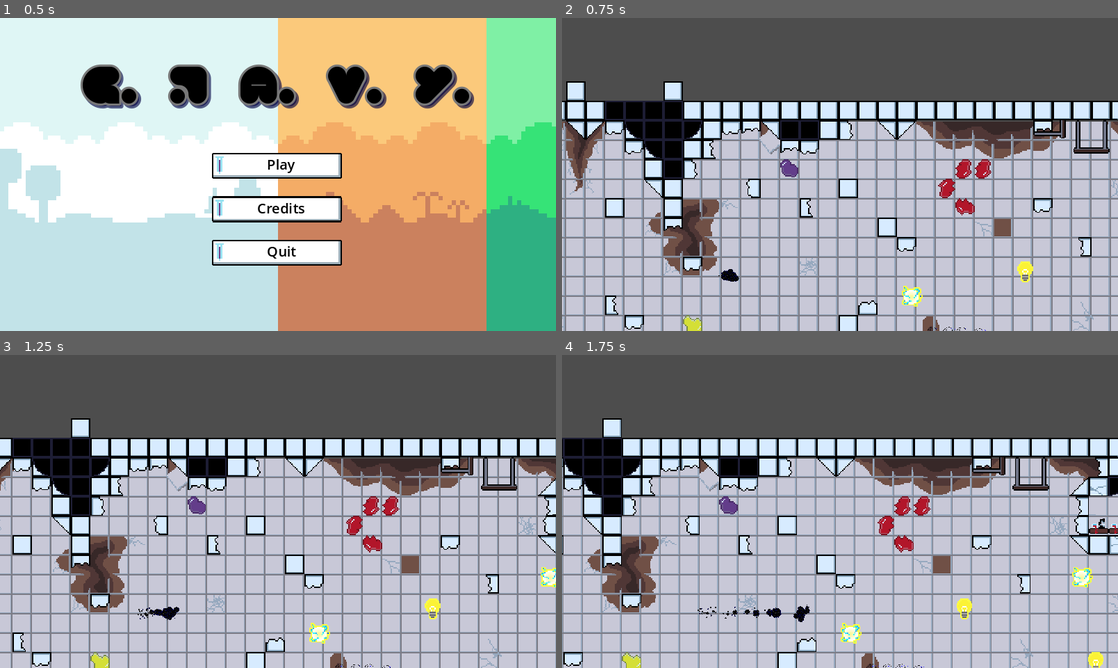
Above: before the commit, frames 1-4 (two rows, left to right).
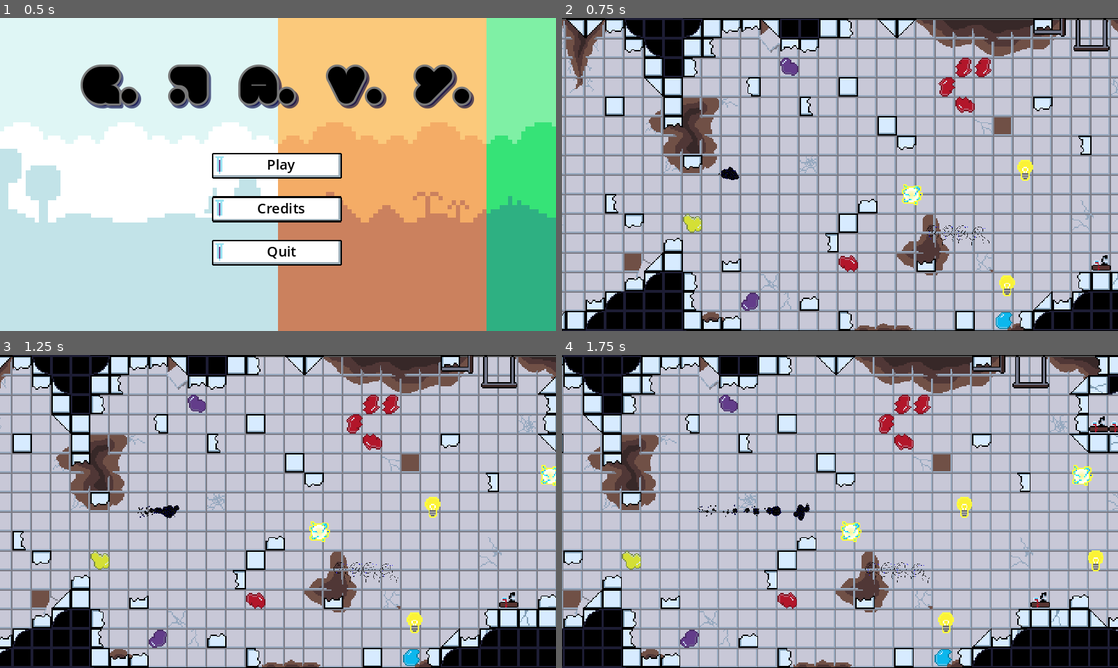
Above: after the commit, the same moments.

Repository: BenBenBenB/godot-testing-2d
Game: Godot game, scene res://scene/main.tscn
Two runs of this game, one before a commit and one after it. Both use one fixed random seed, a clock stepped at 60 frames per second and the inputs below. Sound files missing from this copy of the repository are replaced by a short silence.
Inputs:
- Up to frame 1 (0.5 s): no input
- Up to frame 2 (0.75 s): click "Play" at 0.5 s
- Up to frame 3 (1.25 s): no input
- Up to frame 4 (1.75 s): hold D (move_right) from 1.28 s (still down)

Frame 1 is identical in both runs. In frame 2, 64% of the frame differs, in the area x 0-100%, y 0-100%; in frame 3, 66%; in frame 4, 67%.

Commit message:
I fixed the bloody camera

Diff:
--- a/scene/level/ScrollingCamera.gd
+++ b/scene/level/ScrollingCamera.gd
@@ -2,7 +2,7 @@
 
 @export var current_level : Level
 @export var tilemap : TileMap
-var scroll_speed : int
+var scroll_speed : int = 0
 
 @onready var found_mushroom : bool = false
 var start_pos : Vector2
@@ -12,8 +12,8 @@
 # Called when the node enters the scene tree for the first time.
 func _ready():
 	scroll_speed = current_level.scroll_speed
+	position = Vector2(120, 128)
 	set_camera_limits()
-	position = Vector2(120, 128)
 
 
 # Called every frame. 'delta' is the elapsed time since the previous frame.
@@ -32,15 +32,21 @@
 			found_mushroom = false
 
 func set_camera_limits():
-	#this reads how large the tile map is
+	#get_used_rect() reads how large the tile map is in terms of tiles
+	#it returns top left (position) and bottom right (size) in a Rect2i
+	#so you need to multiply by tile size (rendering_quadrant_size) to get actual pixel size
 	#then sets the camera limit based on the size of the tile map
 	#limit makes it so the camera auto stops and will not go further than set limit
 	var map_limits = tilemap.get_used_rect()
 	var map_cellsize = tilemap.rendering_quadrant_size
 	limit_left = map_limits.position.x * map_cellsize
 	limit_right = map_limits.end.x * map_cellsize
-	limit_top = map_limits.position.y * map_cellsize
-	limit_bottom = map_limits.end.y * map_cellsize
+	#The bottom setting fucked up the camera. No idea why
+	#all the numbers and calculation seems right but it's just broken for some reason
+	#but we technically don't need the top and bottom limits so we'll just leave them out
+	#limit_top = map_limits.position.y * map_cellsize
+	#limit_bottom = map_limits.end.y * map_cellsize
+
 
 func move_to_mushroom(marker : Vector2):
 	start_pos = position
--- a/scene/level/level_02.tscn
+++ b/scene/level/level_02.tscn
@@ -1,30 +1,51 @@
-[gd_scene load_steps=5 format=3 uid="uid://c54m08gugew1i"]
+[gd_scene load_steps=7 format=3 uid="uid://c54m08gugew1i"]
 
 [ext_resource type="Script" path="res://script/classes/level.gd" id="1_t2a0g"]
-[ext_resource type="PackedScene" uid="uid://dev35xoudhei" path="res://scene/entity/test_player.tscn" id="3_awf55"]
-[ext_resource type="PackedScene" uid="uid://btofm7mdpmx3r" path="res://scene/entity/generic_food.tscn" id="3_l51dj"]
+[ext_resource type="Texture2D" uid="uid://d1jmtjxxkrq7j" path="res://assets/tileset/sewer_assets.png" id="3_io4od"]
 [ext_resource type="AudioStream" uid="uid://fcl5ccg4jrl6" path="res://assets/music/01 - rat-boss_mad scientist music.mp3" id="4_iqnhy"]
+[ext_resource type="Script" path="res://scene/level/ScrollingCamera.gd" id="4_lpm2l"]
+
+[sub_resource type="TileSetAtlasSource" id="TileSetAtlasSource_1eiqf"]
+texture = ExtResource("3_io4od")
+0:0/0 = 0
+0:0/0/physics_layer_0/linear_velocity = Vector2(0, 0)
+0:0/0/physics_layer_0/angular_velocity = 0.0
+1:0/0 = 0
+1:0/0/physics_layer_0/linear_velocity = Vector2(0, 0)
+1:0/0/physics_layer_0/angular_velocity = 0.0
+2:0/0 = 0
+2:0/0/physics_layer_0/linear_velocity = Vector2(0, 0)
+2:0/0/physics_layer_0/angular_velocity = 0.0
+0:1/0 = 0
+0:1/0/physics_layer_0/linear_velocity = Vector2(0, 0)
+0:1/0/physics_layer_0/angular_velocity = 0.0
+1:1/0 = 0
+1:1/0/physics_layer_0/linear_velocity = Vector2(0, 0)
+1:1/0/physics_layer_0/angular_velocity = 0.0
+2:1/0 = 0
+2:1/0/physics_layer_0/linear_velocity = Vector2(0, 0)
+2:1/0/physics_layer_0/angular_velocity = 0.0
+
+[sub_resource type="TileSet" id="TileSet_pt1ii"]
+physics_layer_0/collision_layer = 1
+sources/0 = SubResource("TileSetAtlasSource_1eiqf")
 
 [node name="Level2" type="Node"]
 script = ExtResource("1_t2a0g")
 level_id = 2
 
-[node name="antimatter" parent="." instance=ExtResource("3_awf55")]
-
-[node name="Generic food" parent="." instance=ExtResource("3_l51dj")]
-position = Vector2(86, 27)
-
-[node name="Generic food2" parent="." instance=ExtResource("3_l51dj")]
-position = Vector2(50, 10)
-
-[node name="Generic food3" parent="." instance=ExtResource("3_l51dj")]
-position = Vector2(8, 38)
-
-[node name="Generic food4" parent="." instance=ExtResource("3_l51dj")]
-position = Vector2(83, -15)
-
-[node name="Generic food5" parent="." instance=ExtResource("3_l51dj")]
-position = Vector2(98, 140)
-
 [node name="AudioStreamPlayer" type="AudioStreamPlayer" parent="."]
 stream = ExtResource("4_iqnhy")
+
+[node name="TileMap" type="TileMap" parent="."]
+tile_set = SubResource("TileSet_pt1ii")
+format = 2
+layer_0/name = "Tiles"
+layer_0/tile_data = PackedInt32Array(0, 0, 0, 65536, 0, 0, 131072, 0, 0, 196608, 0, 0, 262144, 0, 0, 327680, 0, 0, 327681, 0, 0, 327682, 0, 0, 327683, 0, 0, 327684, 0, 0, 327685, 0, 0, 327686, 0, 0, 327687, 0, 0, 262151, 0, 0, 262152, 0, 0, 196617, 0, 0, 131081, 0, 0, 131080, 0, 0, 65544, 0, 0, 65543, 0, 0, 7, 0, 0, 6, 0, 0, 5, 0, 0, 4, 0, 0, 3, 0, 0, 2, 0, 0, 1, 0, 0, -262149, 131072, 0, -262148, 131072, 0, -262147, 131072, 0, -196611, 131072, 0, -196610, 131072, 0, -131074, 131072, 0, -65538, 131072, 0, -65539, 131072, 0, -3, 131072, 0, -4, 131072, 0, -5, 131072, 0, -6, 131072, 0, -65542, 131072, 0, -65543, 131072, 0, -131079, 131072, 0, -196615, 131072, 0, -262151, 131072, 0, -327687, 131072, 0, -327686, 131072, 0, -327685, 131072, 0, -262150, 131072, 0, -196614, 131072, 0, -196613, 131072, 0, -131077, 131072, 0, -131076, 131072, 0, -131075, 131072, 0, -196612, 131072, 0, -65541, 131072, 0, -65540, 131072, 0, -131078, 131072, 0)
+
+[node name="Camera2D" type="Camera2D" parent="." node_paths=PackedStringArray("current_level", "tilemap")]
+position = Vector2(120, 128)
+zoom = Vector2(1.4, 1.4)
+script = ExtResource("4_lpm2l")
+current_level = NodePath("..")
+tilemap = NodePath("../TileMap")
--- a/scene/ui/death_menu.gd
+++ b/scene/ui/death_menu.gd
@@ -5,7 +5,6 @@
 func _on_button_focus_entered(button_name):
 	if hover_particle != null:
 		#get a reference to the button that sent the signal
-		#print(get_node(str("%",button)))
 		var button = get_node(str("%",button_name))
 		hover_particle.position = Vector2(button.position.x, button.position.y + (button.size.y / 2))
 		#hover_particle.position = button.position
--- a/scene/ui/pause_menu.gd
+++ b/scene/ui/pause_menu.gd
@@ -31,7 +31,6 @@
 func _on_button_focus_entered(button_name):
 	if hover_particle != null:
 		#get a reference to the button that sent the signal
-		#print(get_node(str("%",button)))
 		var button = get_node(str("%", button_name))
 		if button:
 			hover_particle.position = Vector2(button.position.x, button.position.y + (button.size.y / 2))
--- a/script/state/game_ui/level_active_screen.gd
+++ b/script/state/game_ui/level_active_screen.gd
@@ -9,7 +9,7 @@
 @onready var pause_timer: Timer = $"../../PauseTimer"
 
 func _can_pause():
-	print(pause_timer.is_stopped())
+	#print(pause_timer.is_stopped())
 	return pause_timer.is_stopped()
 
 func enter():
